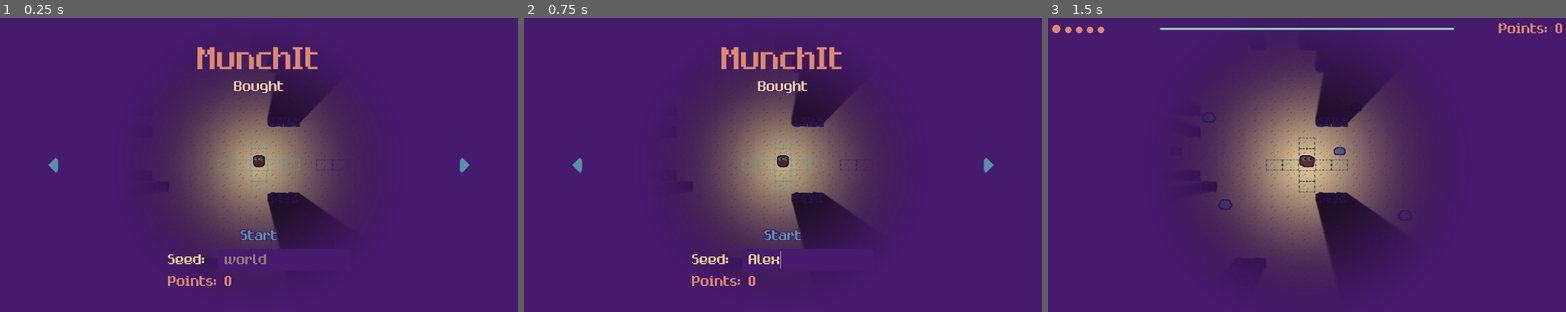
Above: before the commit, frames 1-3 (left to right).
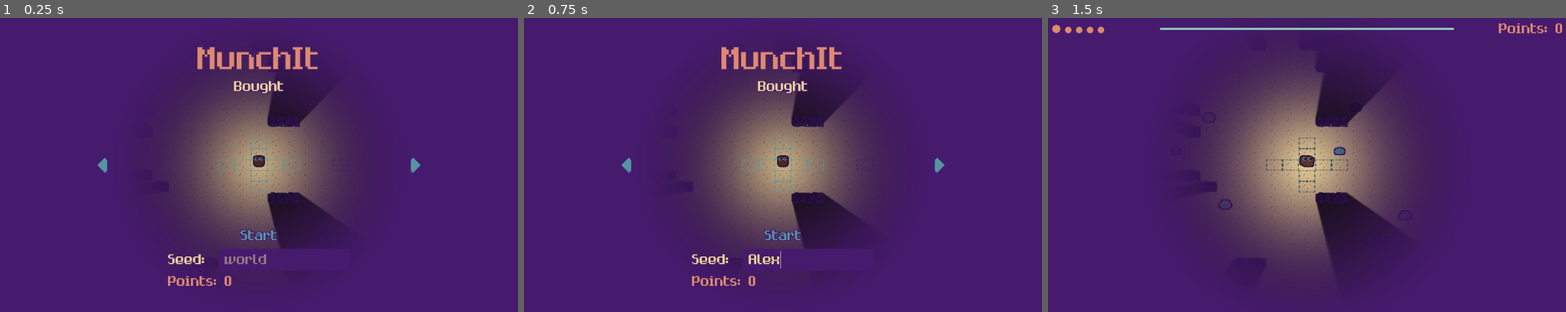
Above: after the commit, the same moments.

Repository: razcore-rad/godot-munchit
Game: Godot game, scene res://main.tscn
The game is run twice, just before and just after one commit, with the same random seed, the same clock (stepped at 60 frames per second) and the same inputs.
Inputs (mouse positions are in pixels of both pictures, inside the frame that each line leads up to):
- Up to frame 1 (0.25 s): no input
- Up to frame 2 (0.75 s): click (808, 259) at 0.52 s; type "Alex" at 0.6 s
- Up to frame 3 (1.5 s): click "Start" at 1.25 s

The runs differ from the first frame. In frame 1, 0.3% of the frame differs, in the area x 9-91%, y 47-53%; in frame 2, 0.3%; in frame 3, nothing differs.

Commit message:
fix: stinger enemy

Diff:
--- a/blackboard.gd
+++ b/blackboard.gd
@@ -28,8 +28,11 @@
 static var turn_count := 0
 static var point_count := 0:
 	set(new_point_count):
+		var delta := new_point_count - point_count
 		point_count = max(0, new_point_count)
 		points_label.text = str(point_count)
+		player.points_label.text = str(delta)
+		player.animation_player.play("eat" if delta > 0 else "lose_points")
 
 static var sector_tile_map_layer: TileMapLayer = null
 static var sectors: Node2D = null
--- a/entities/enemies/stinger_enemy_2d.gd
+++ b/entities/enemies/stinger_enemy_2d.gd
@@ -1,6 +1,7 @@
 class_name StingerEnemy2D extends Entity2D
 
 const MAX_DISTANCE := 400.0 ** 2
+const POINTS := 3
 
 var _start_turn := Blackboard.turn_count
 var _life_turns := Blackboard.rng.randi_range(2, 4)
@@ -30,23 +31,30 @@
 	tween.tween_property(self, "position", Blackboard.player.position, 0.2)
 	await tween.finished
 
+	Blackboard.player.skin_sub_viewport.remove_blob()
+	Blackboard.point_count -= POINTS
+
 	skin.visible = false
 	fly_gpu_particles.emitting = false
 	dissolve_gpu_particles.emitting = true
 
 	await get_tree().create_timer(dissolve_gpu_particles.lifetime).timeout
-	Blackboard.player.skin_sub_viewport.remove_blob()
 	turn_finished.emit()
 	queue_free()
 
 
 func start_turn() -> void:
+	await _skip_process_frames()
 	if position.distance_squared_to(Blackboard.player.position) > MAX_DISTANCE or Blackboard.turn_count - _start_turn > _life_turns:
+		turn_finished.emit.call_deferred()
 		queue_free()
 		return
 
-	ray_cast.target_position = Blackboard.player.position - position
+	ray_cast.target_position = Blackboard.player.extra.global_position - eyes.global_position
 	ray_cast.force_raycast_update()
-	if ray_cast.get_collider().owner == Blackboard.player:
+	var ray_cast_collider := ray_cast.get_collider()
+	if ray_cast_collider != null and ray_cast_collider.owner == Blackboard.player:
 		animated_sprite.visible = true
 		animated_sprite.play()
+	else:
+		turn_finished.emit.call_deferred()
--- a/entities/enemies/stinger_enemy_2d.tscn
+++ b/entities/enemies/stinger_enemy_2d.tscn
@@ -124,30 +124,31 @@
 
 [node name="Eyes2D" type="Node2D" parent="." index="2"]
 unique_name_in_owner = true
+position = Vector2(5, -3)
 
 [node name="LeftColorRect" type="ColorRect" parent="Eyes2D" index="0"]
 material = SubResource("CanvasItemMaterial_o8vu6")
 custom_minimum_size = Vector2(2, 2)
-offset_left = -1.0
-offset_top = -5.0
-offset_right = 1.0
-offset_bottom = -3.0
+offset_left = -3.0
+offset_top = -1.0
+offset_right = -1.0
+offset_bottom = 1.0
 color = Color(0.690196, 0.270588, 0.352941, 1)
 
 [node name="RightColorRect" type="ColorRect" parent="Eyes2D" index="1"]
 material = SubResource("CanvasItemMaterial_cxko5")
 custom_minimum_size = Vector2(2, 2)
-offset_left = 4.0
-offset_top = -5.0
-offset_right = 6.0
-offset_bottom = -3.0
+offset_left = 1.0
+offset_top = -1.0
+offset_right = 3.0
+offset_bottom = 1.0
 color = Color(0.690196, 0.270588, 0.352941, 1)
+
+[node name="RayCast2D" type="RayCast2D" parent="Eyes2D" index="2"]
+unique_name_in_owner = true
+collision_mask = 5
+collide_with_areas = true
 
 [node name="Timer" type="Timer" parent="." index="3"]
 unique_name_in_owner = true
 one_shot = true
-
-[node name="RayCast2D" type="RayCast2D" parent="." index="4"]
-unique_name_in_owner = true
-collision_mask = 5
-collide_with_areas = true
--- a/entities/player/player_2d.gd
+++ b/entities/player/player_2d.gd
@@ -26,6 +26,7 @@
 @onready var ray_cast: RayCast2D = %RayCast2D
 @onready var spawn_tile_map_layer: TileMapLayer = %SpawnTileMapLayer
 @onready var points_label: Label = %PointsLabel
+@onready var gpu_particles: GPUParticles2D = %GPUParticles2D
 
 
 func _ready() -> void:
@@ -56,8 +57,6 @@
 func _on_detect_area_input_event(_viewport: Node, event: InputEvent, _shape_idx: int) -> void:
 	if event.is_action_pressed("left_click"):
 		Blackboard.point_count -= 1
-		points_label.text = str(-1)
-		animation_player.play("lose_points")
 		turn_finished.emit()
 
 
@@ -105,13 +104,12 @@
 		_eat_enemy(enemy.move_area, enemy.points)
 		enemy.queue_free()
 	else:
+		Blackboard.point_count -= 1
 		skin_sub_viewport.remove_blob()
-		Blackboard.point_count -= 1
-		points_label.text = str(-1)
-		animation_player.play("lose_points")
 
 
 func _eat_enemy(enemy_move_area: Area2D, enemy_points: int) -> void:
+	Blackboard.point_count += enemy_points
 	skin_sub_viewport.add_blob()
 	var move_area_collision_shape_positions := move_area.get_children().map(func(cs: MoveAreaCollisionShape2D) -> Vector2: return cs.position)
 	for collision_shape: MoveAreaCollisionShape2D in enemy_move_area.get_children():
@@ -122,14 +120,13 @@
 			new_move_area_collision_shape.modulate = MOVE_AREA_COLORS.default
 			new_move_area_collision_shape.sprite.region_rect = MOVE_AREA_TEXTURE_RECT
 
-	Blackboard.point_count += enemy_points * roundi(Blackboard.progress_bar.ratio)
-	points_label.text = str(enemy_points)
-
 	move_area.visible = true
 	_toggle_area_shapes(move_area, {is_disabled = false})
 
 	mouth_animated_sprite.play()
 	animation_player.play("eat")
+	await animation_player.animation_finished
+	gpu_particles.emitting = false
 
 
 func setup_move_area(new_move_area: MoveArea2D) -> void:
--- a/entities/player/player_2d.tscn
+++ b/entities/player/player_2d.tscn
@@ -431,6 +431,7 @@
 frame = 3
 
 [node name="GPUParticles2D" type="GPUParticles2D" parent="CanvasGroup/Extra2D/MouthAnimatedSprite2D" index="0"]
+unique_name_in_owner = true
 emitting = false
 lifetime = 0.4
 explosiveness = 0.77
--- a/main.gd
+++ b/main.gd
@@ -84,6 +84,8 @@
 
 
 func _start_turn_based_loop() -> void:
+	Blackboard.spawn_stinger_enemies()
+
 	Blackboard.turn_count = 0
 	player.setup_move_area(menu_control.get_move_area(true))
 	for _i in player.skin_sub_viewport.MAX_BLOBS:
@@ -94,6 +96,8 @@
 			if Blackboard.is_valid(entity):
 				entity.start_turn()
 				await entity.turn_finished
+
+				@warning_ignore("redundant_await")
 				await entity.end_turn()
 
 			if player.is_dead():
--- a/main.tscn
+++ b/main.tscn
@@ -204,7 +204,6 @@
 script = ExtResource("5_dg77c")
 
 [node name="PickControl" type="Control" parent="CanvasLayer/MenuControl"]
-unique_name_in_owner = true
 layout_mode = 1
 anchors_preset = 15
 anchor_right = 1.0
@@ -321,7 +320,7 @@
 anchors_preset = -1
 anchor_top = 0.5
 anchor_bottom = 0.5
-offset_left = 90.0
+offset_left = 180.0
 offset_top = -20.0
 offset_right = 30.0
 offset_bottom = 20.0
@@ -341,7 +340,7 @@
 anchor_bottom = 0.5
 offset_left = -30.0
 offset_top = -20.0
-offset_right = -90.0
+offset_right = -180.0
 offset_bottom = 20.0
 grow_horizontal = 0
 grow_vertical = 2
--- a/ui/menu_control.gd
+++ b/ui/menu_control.gd
@@ -1,7 +1,7 @@
 class_name MenuControl extends Control
 
 const PLAYER_MOVE_AREAS_PATH := "entities/player/move_areas"
-const STEP := 7
+const STEP := 8
 
 var _move_areas: Array[Area2D] = []
 var _move_area_index: int = -1:
